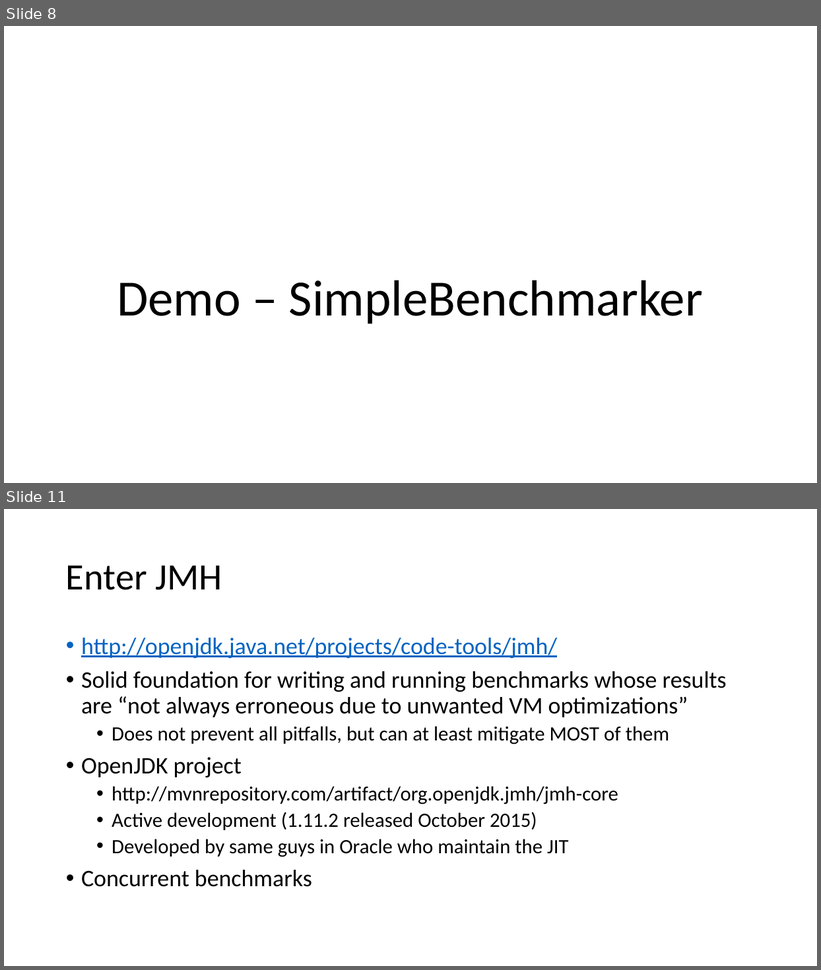
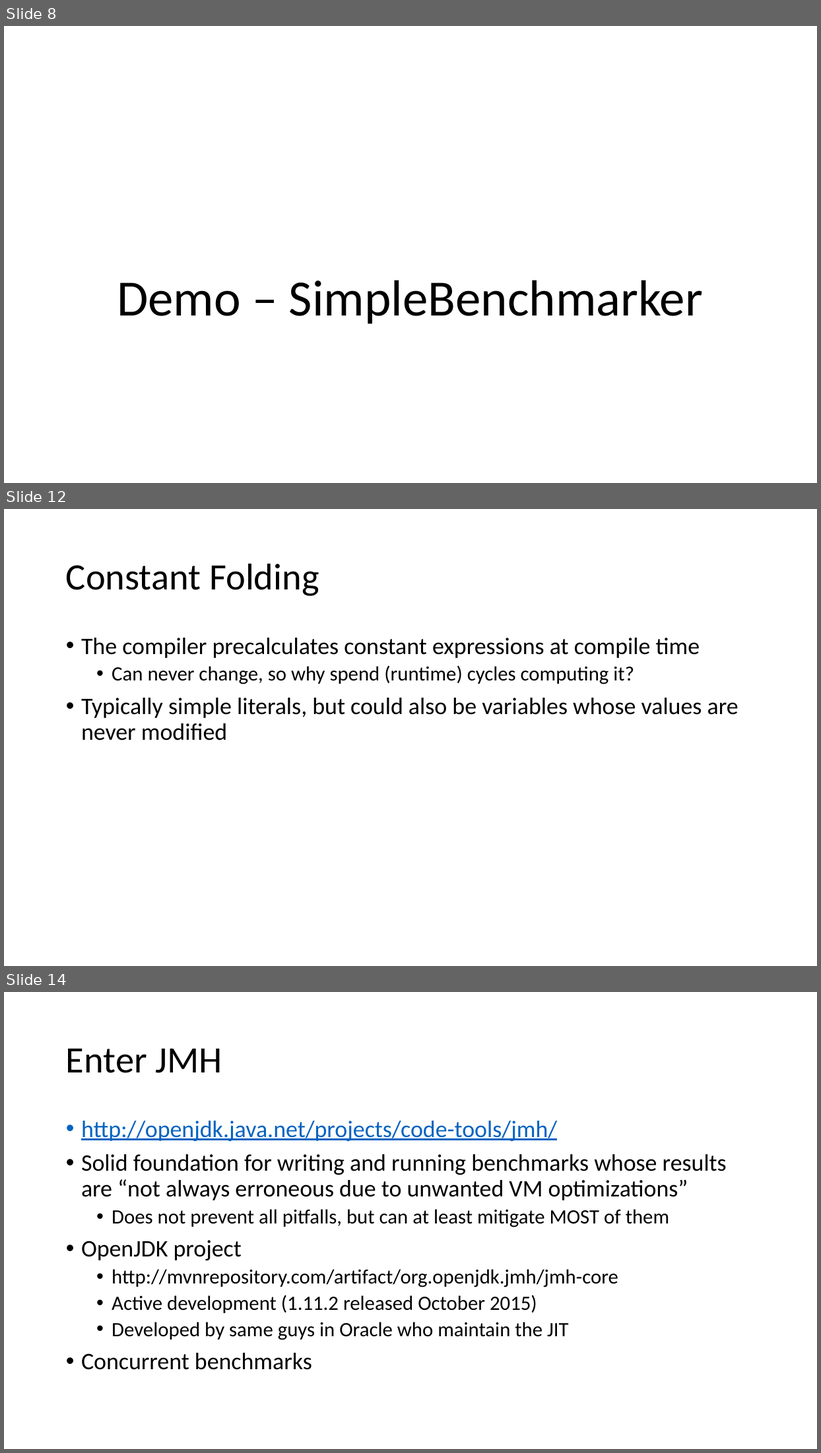
Before and after one commit to tresat/JMH-Presentation, a slide deck: doc/slides.pptx. Shown one above the other, each under a label of ours: slides 8 and 11 before the commit, slides 8, 12 and 14 after it; the slides between them are not shown. The pictures are 821x970 and 821x1453 pixels, drawn with LibreOffice and Linux fonts; fonts in the diff are those of the drawing. Boxes give left, top, right and bottom in pixels: in the first picture for what was removed or moved away, otherwise in the second. Text is boxed around its words. In the diff, an @@ line names an element or a change of style, - is before the commit and + after.

```diff
--- a/doc/slides.pptx
+++ b/doc/slides.pptx
@@ slide 12 added at (4,509,817,966), background #FFFFFF @@
@@ title added at (66,563,319,596), 44 pt, text #000000 @@
+Constant Folding
@@ text added at (81,638,739,741), 28 pt, text #000000 @@
+• The compiler precalculates constant expressions at compile time
+  • Can never change, so why spend (runtime) cycles computing it?
+• Typically simple literals, but could also be variables whose values are never modified
@@ what was slide 11 is now slide 14 @@
```
Also in this commit, not shown: 3 slides changed, 2 other slides added, 21 other files.
